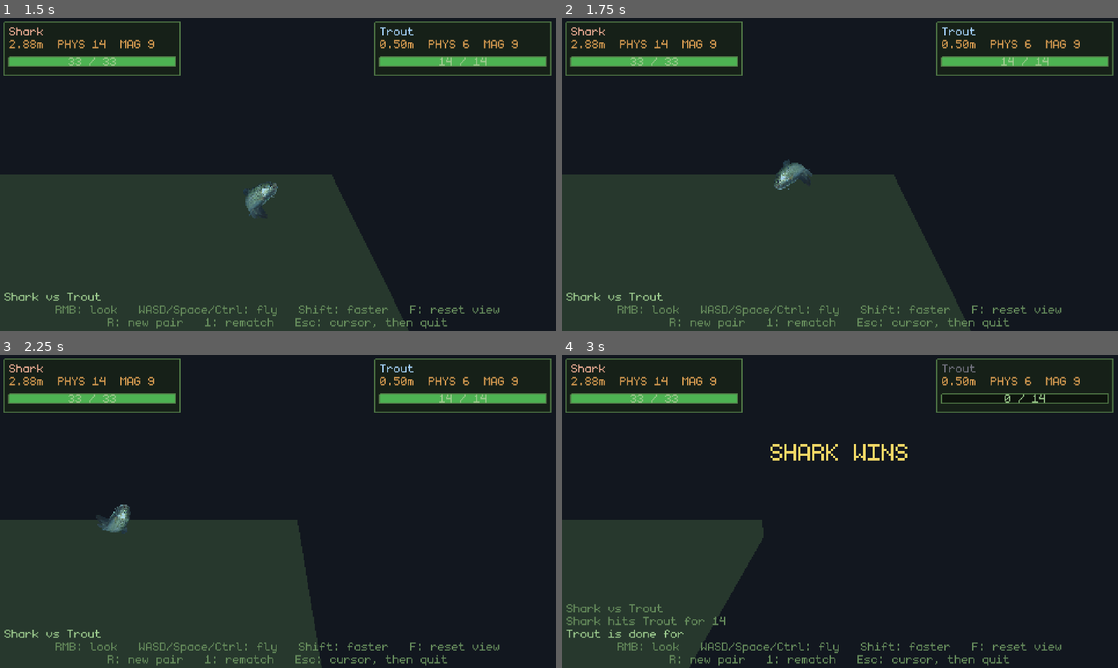
Above: before the commit, frames 1-4 (two rows, left to right).
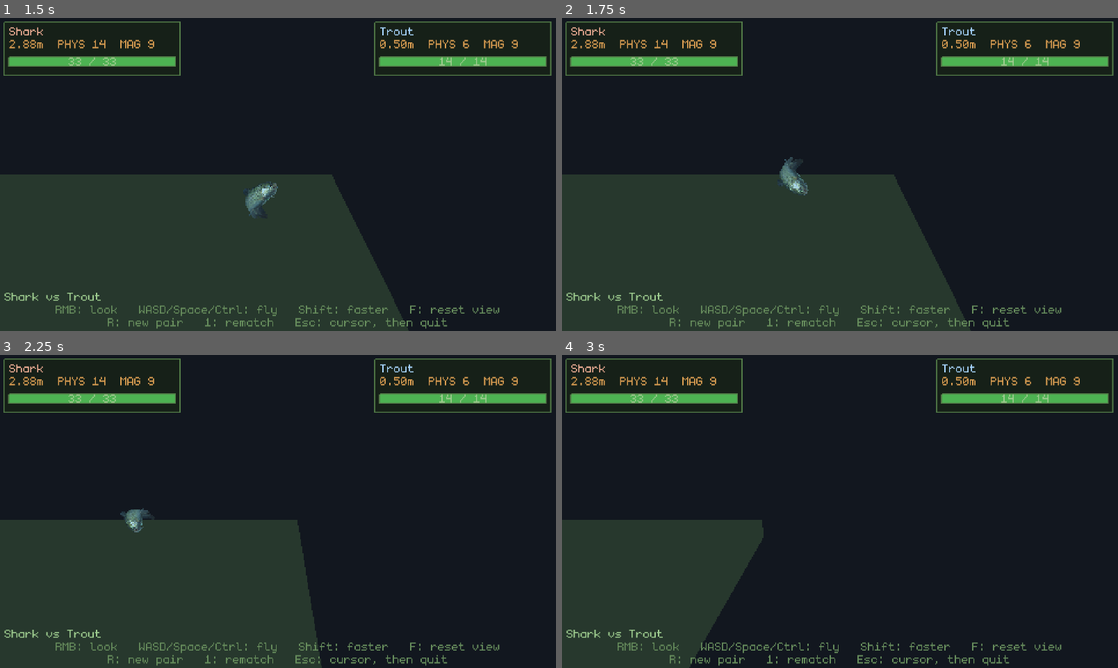
Above: after the commit, the same moments.

Repository: poissew/fishing-game
Game: Godot game, scene res://dev/TestArena.tscn
The game is run twice, just before and just after one commit, with the same random seed, the same clock (stepped at 60 frames per second) and the same inputs. This scene is started directly instead of the project's main scene. The engine's default icon, where the game draws it, is replaced by a stand-in: a white triangle on a blue panel in a dark square.
Inputs (mouse positions are in pixels of both pictures, inside the frame that each line leads up to):
- Up to frame 1 (1.5 s): tap Enter (ui_accept) at 0.5, 0.77 s; move the mouse to (400, 158) at 0.52 s; hold D (right) 0.53-1.25 s; hold E (interact) 0.53-1.25 s; click (400, 158) at 0.67 s; drag from (166, 190) to (250, 237) at 1.27 s
- Up to frame 2 (1.75 s): no input
- Up to frame 3 (2.25 s): move the mouse to (333, 442) at 2.02 s; hold D (right) from 2.03 s (still down); tap Space at 2.1 s
- Up to frame 4 (3 s): release D (right) at 2.75 s; drag from (812, 574) to (673, 464) at 2.77 s

Frame 1 is identical in both runs. In frame 2, 0.4% of the frame differs, in the area x 38-45%, y 44-57%; in frame 3, 0.5%; in frame 4, 2.0%, in the area x 0-99%, y 2-91%.

Commit message:
chore: unlock pitch again

Diff:
--- a/classes/battle_fish.gd
+++ b/classes/battle_fish.gd
@@ -23,12 +23,13 @@
 ## The collider is a capsule lying down the length of the fish, sized off the
 ## icon's own aspect, so the hitbox is the shape of the thing on screen.
 ##
-## The sprite does not billboard. Yaw and pitch are locked and roll is free, so
-## the fish always faces +Z and tips end over end in the arena's viewing plane -
-## point the camera down -Z (the direction a camera faces by default) and it
-## reads right. Pitch is locked because a capsule down the fish rolls about its
-## own length far too easily, and a flat sprite doing that is edge-on half the
-## time; _face_the_tumble() copies what is left onto the sprite.
+## The sprite does not billboard. Only yaw is locked, so the fish always faces
+## +Z - point the camera down -Z (the direction a camera faces by default) and
+## it reads right - while pitch and roll are the capsule's own, and it tumbles
+## the way it is thrown. A capsule down the length of a fish log-rolls about
+## that length readily, so the sprite does go thin edge-on a fair part of the
+## time; that is the cost of the hitbox doing the rotating rather than a script,
+## and _face_the_tumble() is what keeps it from ever settling that way.
 
 const SCENE_PATH := "res://objects/BattleFish.tscn"
 const DEFAULT_ICON: Texture2D = preload("res://icon.svg")
@@ -67,8 +68,8 @@
 ## floor, and a hop that hangs in the air is a hop it cannot flop out of.
 const FLOP_UP   := 2.4
 const FLOP_SIDE := 3.2
-## Angular kick, always the way the hop is going, so a fish tips over its own
-## nose rather than spinning against its travel.
+## Angular kick, always about the axis the hop would roll around, so a fish
+## tumbles the way it is thrown rather than spinning against it.
 const FLOP_SPIN := 7.0
 
 ## Range over which chase_bias fades. Within CHASE_NEAR a fish has its opponent
@@ -84,6 +85,17 @@
 ## it to shove with and a shark does not sit there like scenery.
 const MASS_MIN := 0.25
 const MASS_MAX := 6.00
+
+## Ceilings on how fast a fish can move and turn, applied every physics frame.
+##
+## Nothing the fish does to itself gets near these - a flop is about 3 units/s
+## and a hard knockback adds 2.5 - they are there for what the solver does to
+## it. A capsule pinched between the floor and a wall while it spins comes out
+## with energy that came from nowhere, and an unclamped fish rides that over the
+## arena wall and out of the world. The spin cap earns its place twice over: a
+## fish left to itself reached 200 rad/s, which is not a tumble, it is a blur.
+const MAX_SPEED := 7.0
+const MAX_SPIN := 12.0
 
 # -- Combat -------------------------------------------------------------------
 
@@ -311,6 +323,10 @@
 	# Cheapest honest answer to "is it standing on something". Flopping off
 	# nothing would look like flying.
 	_grounded = state.get_contact_count() > 0
+	# Done here rather than in _physics_process so the cap lands on the same
+	# step the solver blew the speed up on, not the frame after.
+	state.linear_velocity = state.linear_velocity.limit_length(MAX_SPEED)
+	state.angular_velocity = state.angular_velocity.limit_length(MAX_SPIN)
 
 func _tick_hit_cooldowns(delta: float) -> void:
 	for id in _hit_cooldowns.keys():
@@ -335,15 +351,13 @@
 func _flop() -> void:
 	var dir := _flop_direction()
 	apply_central_impulse((Vector3.UP * FLOP_UP + dir * FLOP_SIDE) * mass)
-	# The Z of UP.cross(dir), which is the end-over-end tip of a hop going that
-	# way: throw itself left, go over its own nose to the left. The X of that
-	# cross product would be the fish log-rolling about its own length, which is
-	# a flat sprite turning edge-on, so pitch stays locked and this leaves it
-	# out. A hop straight at or away from the camera tips nothing, and the
-	# wiggle covers that. Only the strength is random - tipping backwards out of
+	# UP cross dir is the axis a body rolling that way turns about, so the fish
+	# tumbles along its hop instead of spinning against it: thrown left it goes
+	# over its own nose to the left, thrown away from the camera it rolls about
+	# its own length. Only the strength is random - tumbling backwards out of
 	# its own throw looks wrong.
-	var tip := Vector3(0.0, 0.0, -dir.x)
-	apply_torque_impulse(tip * randomizer.RNG.randf_range(FLOP_SPIN * 0.4, FLOP_SPIN) * mass)
+	var roll_axis := Vector3.UP.cross(dir)
+	apply_torque_impulse(roll_axis * randomizer.RNG.randf_range(FLOP_SPIN * 0.4, FLOP_SPIN) * mass)
 	_wiggle_amount = 1.0
 
 ## A random direction along the floor, pulled towards chase_target by however
--- a/dev/TestArena.tscn
+++ b/dev/TestArena.tscn
@@ -19,10 +19,10 @@
 size = Vector3(8, 0.4, 5)
 
 [sub_resource type="BoxShape3D" id="BoxShape3D_wall_x"]
-size = Vector3(0.4, 4, 5.4)
+size = Vector3(0.4, 6, 5.4)
 
 [sub_resource type="BoxShape3D" id="BoxShape3D_wall_z"]
-size = Vector3(8.8, 4, 0.4)
+size = Vector3(8.8, 6, 0.4)
 
 [node name="TestArena" type="Node3D" unique_id=623940107]
 script = ExtResource("1_arena")
@@ -63,19 +63,19 @@
 [node name="Walls" type="StaticBody3D" parent="pixel/SubViewport" unique_id=1660752949]
 
 [node name="Left" type="CollisionShape3D" parent="pixel/SubViewport/Walls" unique_id=896477579]
-transform = Transform3D(1, 0, 0, 0, 1, 0, 0, 0, 1, -4.2, 2, 0)
+transform = Transform3D(1, 0, 0, 0, 1, 0, 0, 0, 1, -4.2, 3, 0)
 shape = SubResource("BoxShape3D_wall_x")
 
 [node name="Right" type="CollisionShape3D" parent="pixel/SubViewport/Walls" unique_id=1695225175]
-transform = Transform3D(1, 0, 0, 0, 1, 0, 0, 0, 1, 4.2, 2, 0)
+transform = Transform3D(1, 0, 0, 0, 1, 0, 0, 0, 1, 4.2, 3, 0)
 shape = SubResource("BoxShape3D_wall_x")
 
 [node name="Back" type="CollisionShape3D" parent="pixel/SubViewport/Walls" unique_id=1371673238]
-transform = Transform3D(1, 0, 0, 0, 1, 0, 0, 0, 1, 0, 2, -2.7)
+transform = Transform3D(1, 0, 0, 0, 1, 0, 0, 0, 1, 0, 3, -2.7)
 shape = SubResource("BoxShape3D_wall_z")
 
 [node name="Front" type="CollisionShape3D" parent="pixel/SubViewport/Walls" unique_id=1063457315]
-transform = Transform3D(1, 0, 0, 0, 1, 0, 0, 0, 1, 0, 2, 2.7)
+transform = Transform3D(1, 0, 0, 0, 1, 0, 0, 0, 1, 0, 3, 2.7)
 shape = SubResource("BoxShape3D_wall_z")
 
 [node name="Fighters" type="Node3D" parent="pixel/SubViewport" unique_id=812507638]
--- a/objects/BattleFish.tscn
+++ b/objects/BattleFish.tscn
@@ -13,7 +13,6 @@
 [node name="BattleFish" type="RigidBody3D"]
 collision_layer = 4
 collision_mask = 5
-axis_lock_angular_x = true
 axis_lock_angular_y = true
 physics_material_override = SubResource("PhysicsMaterial_btlf")
 contact_monitor = true
Not shown, changed: CLAUDE.md
